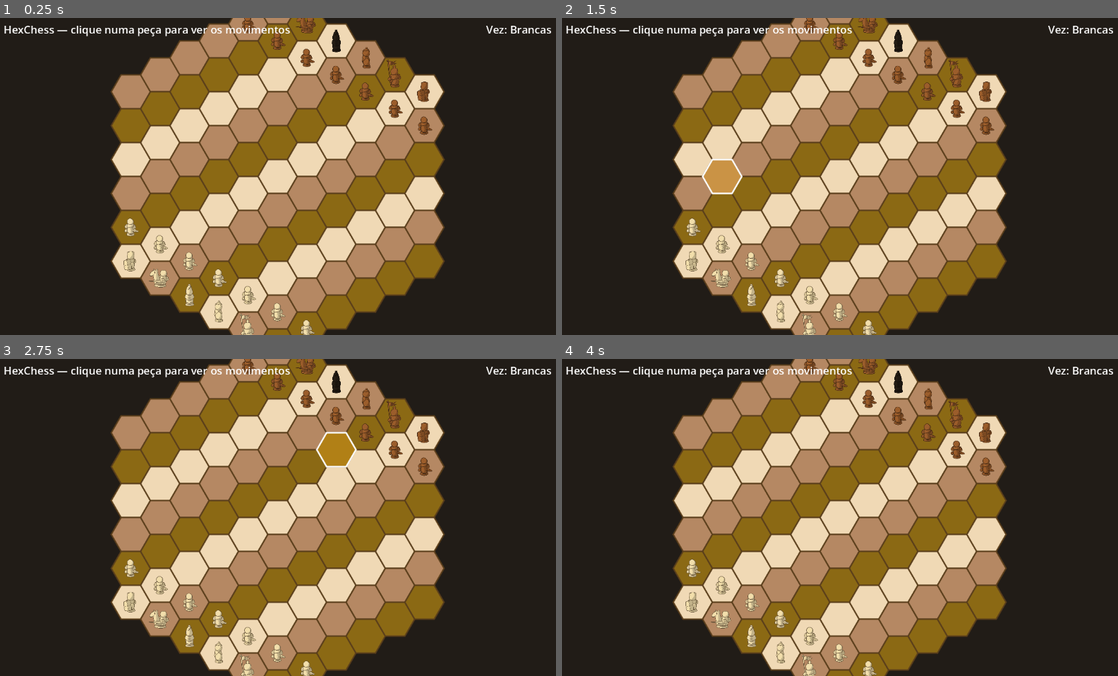
Above: before the commit, frames 1-4 (two rows, left to right).
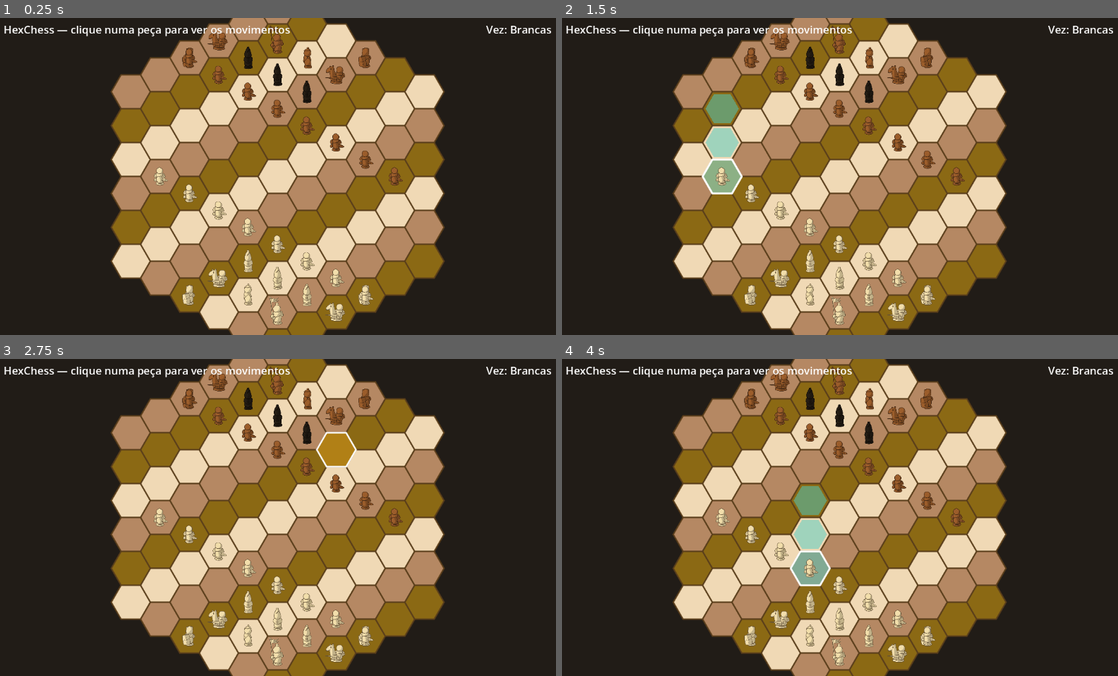
Above: after the commit, the same moments.

Repository: VictorGSchneider/HexChess
Game: Godot game, scene res://main.tscn
The game is run twice, just before and just after one commit, with the same random seed, the same clock (stepped at 60 frames per second) and the same inputs.
Inputs (mouse positions are in pixels of both pictures, inside the frame that each line leads up to):
- Up to frame 1 (0.25 s): no input
- Up to frame 2 (1.5 s): tap Enter at 0.5 s; move the mouse to (962, 160) at 0.52 s; click (962, 160) at 0.67 s; tap Space at 1.25 s; move the mouse to (728, 192) at 1.27 s; click (728, 192) at 1.42 s
- Up to frame 3 (2.75 s): tap Enter at 2 s; move the mouse to (333, 447) at 2.02 s; click (333, 447) at 2.17 s
- Up to frame 4 (4 s): tap Space at 2.75 s; move the mouse to (812, 580) at 2.77 s; click (812, 580) at 2.92 s; tap Enter at 3.5 s; move the mouse to (1006, 565) at 3.52 s; click (1006, 565) at 3.67 s

The runs differ from the first frame. In frame 1, 4.2% of the frame differs, in the area x 22-78%, y 0-100%; in frame 2, 5.5%; in frame 3, 4.2%; in frame 4, 5.6%.

Commit message:
wire game_manager.gd as Main script; slim down hex_board
- main.tscn agora atribui o script game_manager.gd ao no Main, que ja
  espera ter $HexBoard como filho
- hex_board.gd: emite signal tile_clicked(coord) no clique; toda logica
  de turno/selecao/spawn/move/posicao inicial foi removida (vive agora
  no game_manager). selected_tile e valid_moves continuam expostos para
  o GameManager preencher e o _draw destacar
- game_manager._place reparenta as pecas para baixo do board (em vez
  de adiciona-las como filhas do Main), assim herdam a transformacao
  do board centralizado e ficam alinhadas com os hex

Diff:
--- a/hexChess/game_manager.gd
+++ b/hexChess/game_manager.gd
@@ -121,7 +121,9 @@
 		board.tiles[coord]["piece"] = piece
 
 	pieces.append(piece)
-	add_child(piece)
+	# Adiciona como filho do board para herdar a transformacao (board fica
+	# centralizado em viewport.size/2, entao as posicoes locais batem).
+	board.add_child(piece)
 
 	# Registrar portais
 	if type_name == "PORTAL":
--- a/hexChess/hex_board.gd
+++ b/hexChess/hex_board.gd
@@ -35,31 +35,23 @@
 # VARIÁVEIS INTERNAS
 # ============================================================
 
-const PIECE_SCENE = preload("res://piece.tscn")
-const PIECE_SCRIPT = preload("res://piece.gd")
 const NULL_COORD = Vector2i(-999, -999)
 
 # Dicionário principal: Vector2i(q, r) -> HexTile data
 var tiles: Dictionary = {}
 
-# Container para as peças (filho da scene)
-@onready var pieces_container: Node2D = $Pieces
-
 # Tile atualmente sob o mouse
 var hovered_tile: Vector2i = NULL_COORD
 
-# Tile selecionado (clicado)
+# Tile selecionado (clicado) — escrito pelo GameManager
 var selected_tile: Vector2i = NULL_COORD
 
-# Tiles com highlight de movimento válido
+# Tiles com highlight de movimento válido — escrito pelo GameManager
 var valid_moves: Array[Vector2i] = []
 
-# Turno atual (0 = brancas, 1 = pretas)
-var current_turn: int = 0
-
-signal turn_changed(turn: int)
-signal piece_moved(from: Vector2i, to: Vector2i)
-signal piece_captured(captured)
+# Emitido sempre que um tile valido eh clicado. O GameManager se conecta
+# aqui e decide o que fazer (selecionar peca, mover, etc).
+signal tile_clicked(coord: Vector2i)
 
 # ============================================================
 # COORDENADAS AXIAIS — FUNDAMENTO
@@ -95,7 +87,6 @@
 
 func _ready():
 	_generate_board()
-	_setup_starting_position()
 	# Centralizar o tabuleiro na tela
 	position = get_viewport_rect().size / 2
 
@@ -247,56 +238,8 @@
 
 
 func _on_tile_clicked(coord: Vector2i):
-	"""Chamado quando um tile é clicado."""
-	var clicked_piece = _piece_at(coord)
-
-	# Já há uma peça selecionada
-	if selected_tile != NULL_COORD:
-		# Mesmo tile → desseleciona
-		if selected_tile == coord:
-			_clear_selection()
-			queue_redraw()
-			return
-		# Tile é um movimento válido → move
-		if coord in valid_moves:
-			_move_piece(selected_tile, coord)
-			_clear_selection()
-			_end_turn()
-			queue_redraw()
-			return
-		# Senão, tenta selecionar outra peça do jogador atual
-		if clicked_piece != null and clicked_piece.color == current_turn:
-			_select_piece(coord)
-			queue_redraw()
-			return
-		# Clique inválido → desseleciona
-		_clear_selection()
-		queue_redraw()
-		return
-
-	# Sem seleção: só seleciona peça do jogador da vez
-	if clicked_piece != null and clicked_piece.color == current_turn:
-		_select_piece(coord)
-		queue_redraw()
-
-
-func _select_piece(coord: Vector2i) -> void:
-	var p = _piece_at(coord)
-	selected_tile = coord
-	if p != null:
-		valid_moves = p.get_valid_moves()
-	else:
-		valid_moves.clear()
-
-
-func _clear_selection() -> void:
-	selected_tile = NULL_COORD
-	valid_moves.clear()
-
-
-func _end_turn() -> void:
-	current_turn = 1 - current_turn
-	turn_changed.emit(current_turn)
+	"""Encaminha o clique para quem estiver ouvindo (GameManager)."""
+	tile_clicked.emit(coord)
 
 # ============================================================
 # UTILITÁRIOS DE GRID
@@ -350,68 +293,3 @@
 func is_valid_tile(coord: Vector2i) -> bool:
 	"""Verifica se a coordenada é um tile válido do tabuleiro."""
 	return tiles.has(coord)
-
-# ============================================================
-# PEÇAS — SPAWN / MOVIMENTO
-# ============================================================
-
-func _piece_at(coord: Vector2i):
-	if not tiles.has(coord):
-		return null
-	return tiles[coord].get("piece", null)
-
-
-func _spawn_piece(type: int, color: int, coord: Vector2i) -> Node2D:
-	if not tiles.has(coord):
-		push_warning("Tentativa de spawn fora do tabuleiro: %s" % str(coord))
-		return null
-	var piece = PIECE_SCENE.instantiate()
-	pieces_container.add_child(piece)
-	piece.setup(type, color, coord, self)
-	piece.position = axial_to_pixel(coord)
-	tiles[coord]["piece"] = piece
-	return piece
-
-
-func _move_piece(from: Vector2i, to: Vector2i) -> void:
-	var piece = _piece_at(from)
-	if piece == null:
-		return
-	var captured = _piece_at(to)
-	if captured != null:
-		piece_captured.emit(captured)
-		tiles[to]["piece"] = null
-		captured.queue_free()
-
-	tiles[from]["piece"] = null
-	tiles[to]["piece"] = piece
-	piece.coord = to
-	piece.has_moved = true
-	piece.position = axial_to_pixel(to)
-	piece_moved.emit(from, to)
-
-
-# ============================================================
-# POSIÇÃO INICIAL
-# ============================================================
-
-func _setup_starting_position() -> void:
-	"""Layout simplificado (não-Glinski) para 91-hex board (raio 5).
-	Brancas embaixo (r altos), pretas em cima (r baixos)."""
-	var PT = PIECE_SCRIPT.PieceType
-	var PC = PIECE_SCRIPT.PieceColor
-	var back_rank = [PT.ROOK, PT.KNIGHT, PT.BISHOP, PT.QUEEN, PT.KING, PT.ROOK]
-
-	# Brancas — back rank em r=5 (q = -5..0)
-	for i in range(back_rank.size()):
-		_spawn_piece(back_rank[i], PC.WHITE, Vector2i(-5 + i, 5))
-	# Brancas — peões em r=4 (q = -5..1)
-	for q in range(-5, 2):
-		_spawn_piece(PT.PAWN, PC.WHITE, Vector2i(q, 4))
-
-	# Pretas — back rank em r=-5 (q = 0..5), espelhado
-	for i in range(back_rank.size()):
-		_spawn_piece(back_rank[i], PC.BLACK, Vector2i(i, -5))
-	# Pretas — peões em r=-4 (q = -1..5)
-	for q in range(-1, 6):
-		_spawn_piece(PT.PAWN, PC.BLACK, Vector2i(q, -4))
--- a/hexChess/main.tscn
+++ b/hexChess/main.tscn
@@ -1,8 +1,10 @@
-[gd_scene format=3 uid="uid://c7bng66aqw4t5"]
+[gd_scene load_steps=3 format=3 uid="uid://c7bng66aqw4t5"]
 
 [ext_resource type="PackedScene" uid="uid://c78082a1m1x82" path="res://hex_board.tscn" id="1_board"]
+[ext_resource type="Script" uid="uid://lcmuhlrnb08" path="res://game_manager.gd" id="2_gm"]
 
 [node name="Main" type="Node2D" unique_id=709072055]
+script = ExtResource("2_gm")
 
 [node name="Background" type="ColorRect" parent="." unique_id=313321565]
 offset_right = 3840.0
